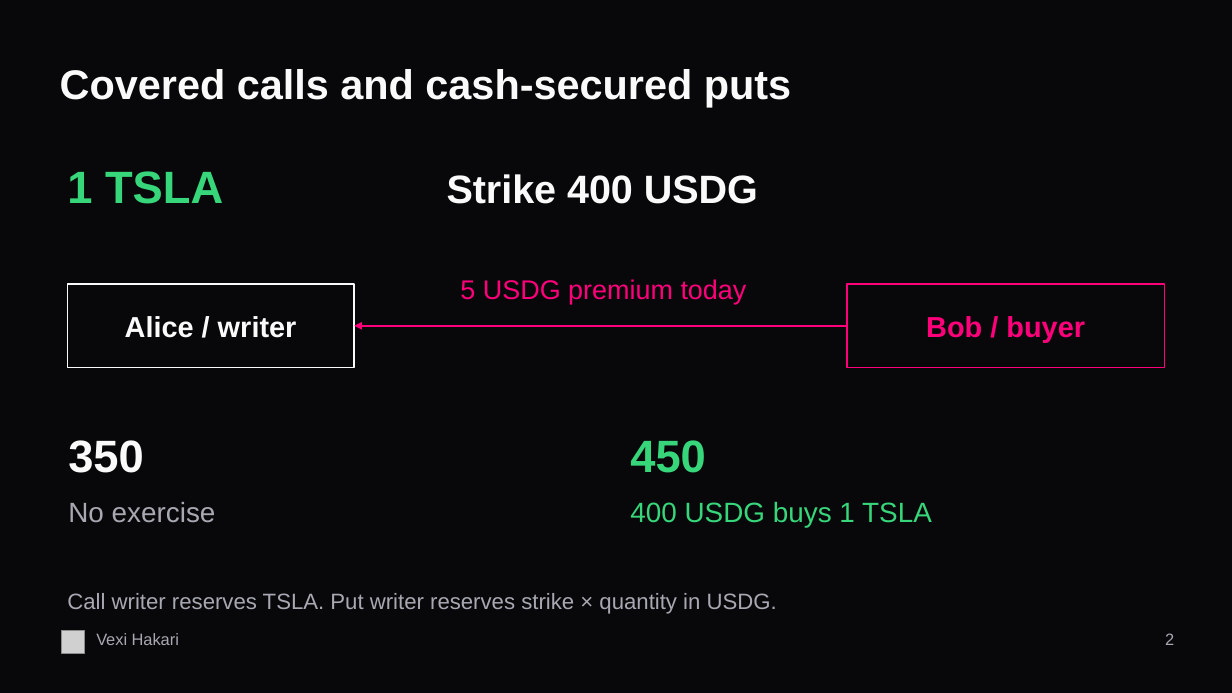
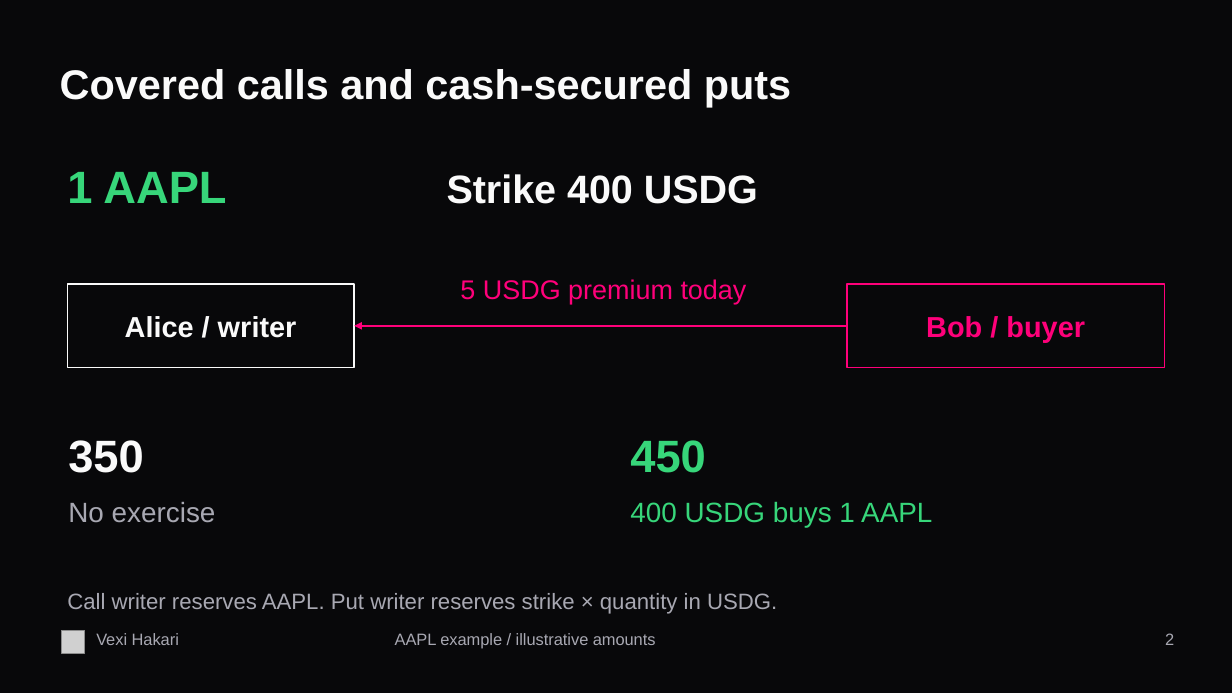
Before and after one commit to vexi-v1/vexi-hakari, a slide deck: slide 2 of docs/presentations/Vexi-Hakari-6min-EN.pptx. Drawn at 1232x693 pixels with LibreOffice and Linux fonts; fonts in the diff are those of the drawing; grey boxes stand for pictures. Boxes give left, top, right and bottom in pixels: in the first picture for what was removed or moved away, otherwise in the second. Text is boxed around its words. In the diff, an @@ line names an element or a change of style, - is before the commit and + after.

Commit message:
docs: use AAPL in bilingual six-minute demo artifacts

```diff
--- a/docs/presentations/Vexi-Hakari-6min-EN.pptx
+++ b/docs/presentations/Vexi-Hakari-6min-EN.pptx
@@ text at <box>67,172,226,203</box>: text changed @@
-1 TSLA
+1 AAPL
@@ text at <box>630,501,932,527</box>: text changed @@
-400 USDG buys 1 TSLA
+400 USDG buys 1 AAPL
@@ text at <box>67,593,777,614</box>: text changed @@
-Call writer reserves TSLA. Put writer reserves strike × quantity in USDG.
+Call writer reserves AAPL. Put writer reserves strike × quantity in USDG.
@@ text added at <box>395,633,656,649</box>, 12.8 pt, text #A8A8B2 @@
+AAPL example / illustrative amounts
```
Also in this commit, not shown: 9 other slides changed, 5 other files.
